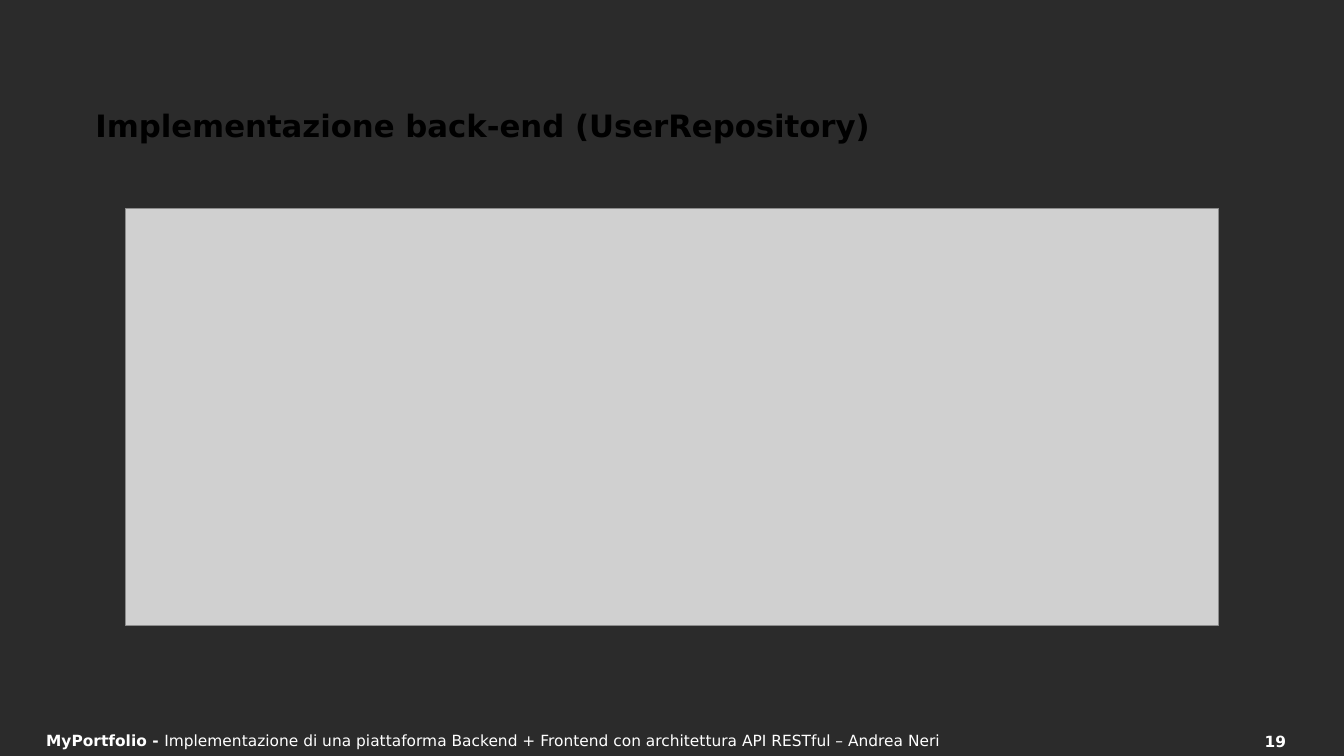
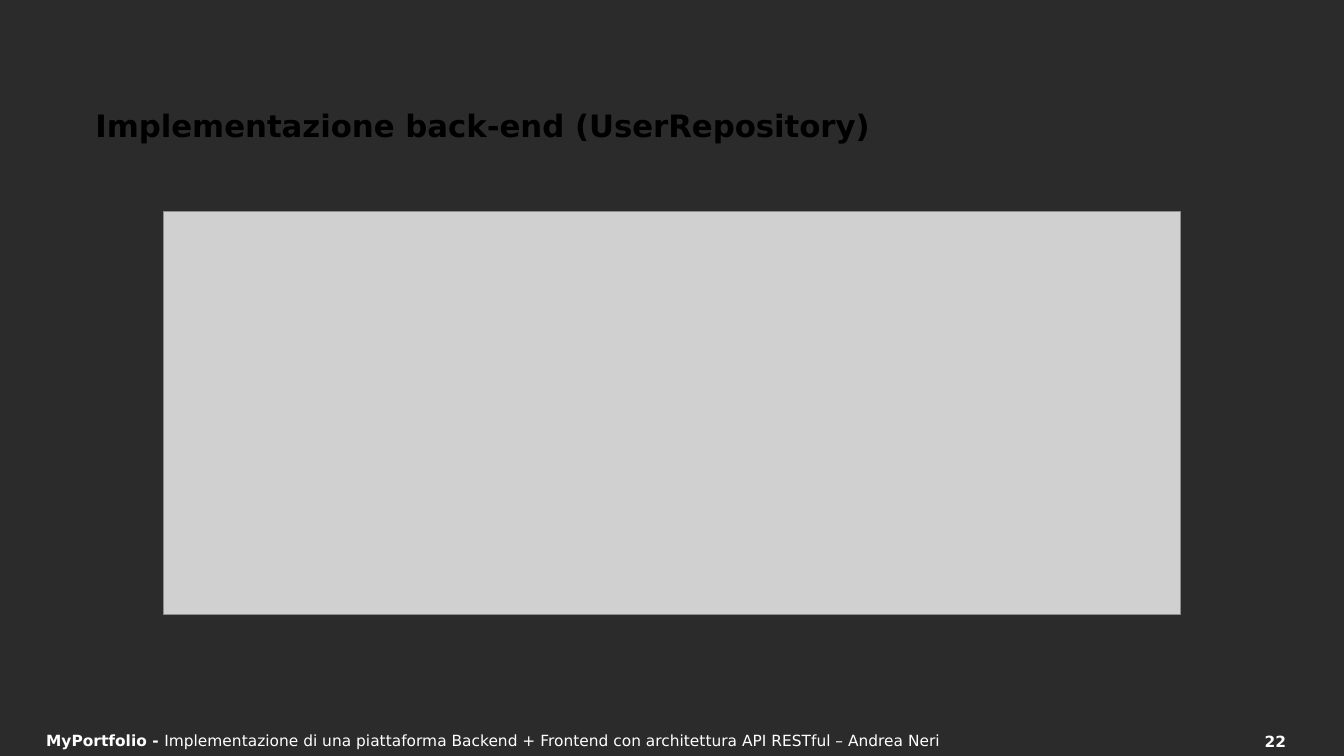
Before and after one commit to And97/myportfolio, a slide deck: slide 22 of documentazione/Presentazione SWAM.pptx (slide 19 before the commit). Drawn at 1344x756 pixels with LibreOffice and Linux fonts; fonts in the diff are those of the drawing; grey boxes stand for pictures; background and template pictures are left out; a plain dark background stands for a picture behind light text. Boxes give left, top, right and bottom in pixels: in the first picture for what was removed or moved away, otherwise in the second. Text is boxed around its words. In the diff, an @@ line names an element or a change of style, - is before the commit and + after.

```diff
--- a/documentazione/Presentazione SWAM.pptx
+++ b/documentazione/Presentazione SWAM.pptx
@@ picture: place and size @@
-picture at [126,208,1219,625]
+picture at [163,211,1181,614]
@@ page number at [1265,735,1286,747]: text changed @@
-19
+22
```
Also in this commit, not shown: 2 other slides changed, 12 slides added, 1 slide removed, 1 other file.
